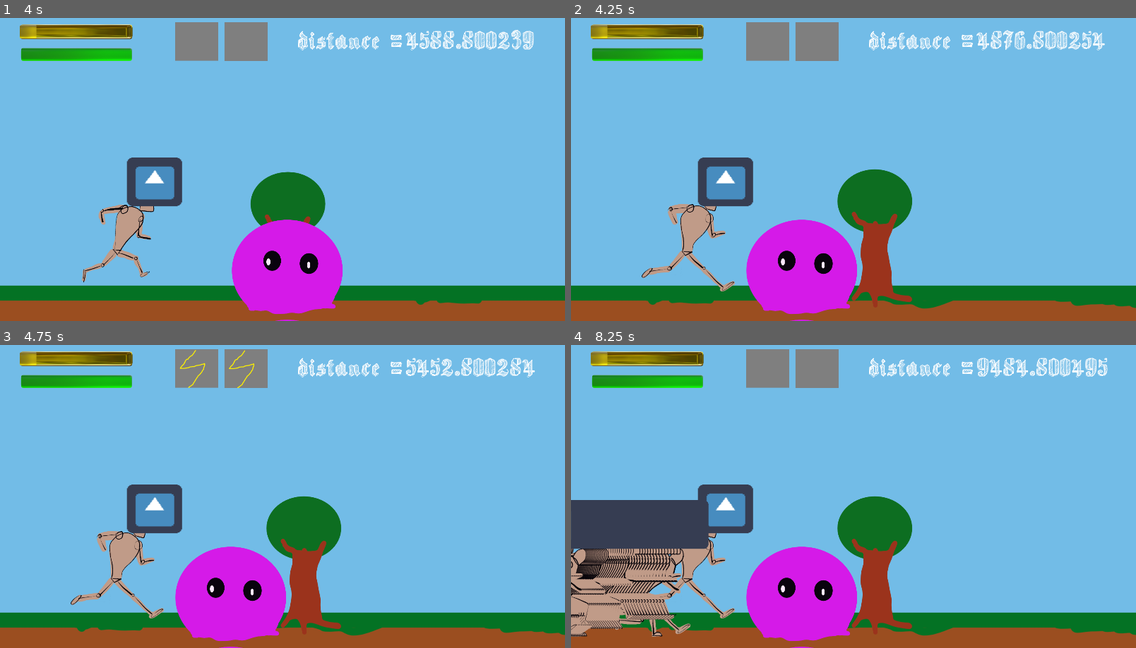
Above: before the commit, frames 1-4 (two rows, left to right).
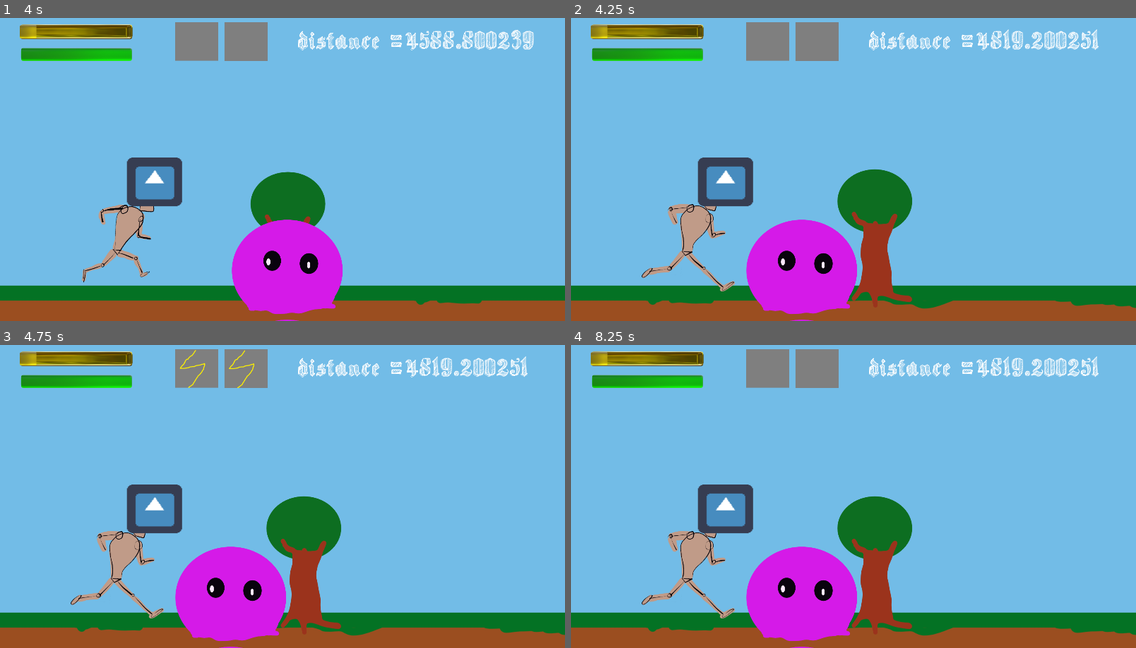
Above: after the commit, the same moments.

Repository: S-Blanco/GMTK_gamejam2023
Game: Godot game, scene res://Src/World/world.tscn
Same seed, same stepped clock (60 frames per second), same inputs: the game is played once before the commit and once after it. The engine's default icon, where the game draws it, is replaced by a stand-in: a white triangle on a blue panel in a dark square.
Inputs:
- Up to frame 1 (4 s): tap Enter at 0.5, 0.6, 1.35, 2.1, 2.85, 3.6 s; hold Right (ui_right) 0.53-1.28 s; tap Space at 0.77, 1.52, 3.02, 3.77 s; hold Right (ui_right) 2.03-3.53 s
- Up to frame 2 (4.25 s): no input
- Up to frame 3 (4.75 s): tap Enter at 4.35 s; tap Space at 4.52 s
- Up to frame 4 (8.25 s): tap Enter every 0.75 s from 5.1 to 8.1 s; hold Right (ui_right) 5.78-8.03 s; tap Space at 6.02, 6.77, 7.52 s

Frame 1 is identical in both runs. In frame 2, 0.7% of the frame differs, in the area x 76-95%, y 3-11%; in frame 3, 0.6%; in frame 4, 9.4%, in the area x 0-95%, y 3-97%.

Commit message:
signal emit for actions

Diff:
--- a/Game/Src/TestEnemyMovement.gd
+++ b/Game/Src/TestEnemyMovement.gd
@@ -1,4 +1,8 @@
 extends Control
+
+signal hero_stopped
+signal hero_runs_again # Cleme emits this signal when hero won fight
+signal hero_died # Cleme emits this signal when hero lost fight
 
 #onready var Enemy = $Enemy
 onready var Bckgnd = $Background/TextureRect
@@ -15,13 +19,16 @@
 export(int) var enemySpawnX = 2800
 export(int) var spawn_y = 820
 export(float) var slowTime = 1.5
-export(int) var playerSpawnX = -200
+export(int) var PLAYER_SPAWN_X = -200
 
 var base_scroll_speed
 var base_pixel_speed
 var curr_pixel_speed
 var curr_scroll_speed
 var init_child_num
+
+# variable used to indicate what action to perform in the game loop
+var game_status = "running"
 
 # For the power ups, 0 means empty
 # number from 1 to 9 will be associated
@@ -30,14 +37,16 @@
 # later so we can write, e.g. power_slots[0]=fire
 enum powers {no_power,
 			lightning,
-			fire}
+			potion,
+			slippery_hands
+			}
 var power_slots = [powers.no_power,powers.no_power]
 
 onready var player_controls = $PlayerControls
 onready var power1_toggle = $Power1Toggle
 onready var power2_toggle = $Power2Toggle
 
-var New_enemy # why do we need to create a new var enemy each frame?
+var New_enemy
 var children
 var closest_enemy
 var NMX
@@ -53,33 +62,40 @@
 
 # Called every frame. 'delta' is the elapsed time since the previous frame.
 func _process(delta):
-
+	print("process still running")
 	scrollDist += delta*base_pixel_speed
 	GlobalVariables.distance = scrollDist
 
-# Enemy spawn
-	if (enemySpawnX-delta*curr_pixel_speed<fmod(scrollDist,enemySpawnX)) || (fmod(scrollDist,enemySpawnX)<delta*curr_pixel_speed):
+
+#	Enemy spawn
+#	the "\" split the if conditions on multiple line
+	if (enemySpawnX-delta*curr_pixel_speed<fmod(scrollDist,enemySpawnX)) or \
+		(fmod(scrollDist,enemySpawnX)<delta*curr_pixel_speed):
+
 		New_enemy = enemyScn.instance()
 		New_enemy.set_global_position(Vector2(enemySpawnX,spawn_y))
 		New_enemy.pixel_speed=curr_pixel_speed
 		add_child(New_enemy)
 
-# Slowing down process
+#	Slowing down process
 	children = self.get_children()
-	if len(children)>init_child_num:
+	if game_status == "running" and \
+		len(children)>init_child_num:
 		closest_enemy = children[init_child_num]
 		NMX = closest_enemy.get_global_position().x
-		if (NMX<stopScroll+delta*curr_pixel_speed) && (NMX>stopScroll-delta*curr_pixel_speed):
-			woah_there(children,Bckgnd)
+		if (NMX<stopScroll+delta*curr_pixel_speed) and (NMX>stopScroll-delta*curr_pixel_speed):
+			emit_signal("hero_stopped")
+			# woah_there(children)
 
-	if Input.is_action_pressed("ui_right") && not isRunning:
+	if Input.is_action_pressed("ui_right") and not isRunning:
 		print('let s run again')
 #		closest_enemy.die()
 #		yield(children[init_child_num],'died')
 #		yield(children[init_child_num].anim,"finished")
 #		move_again(children,Bckgnd)
 #		$Character.die()
-		spawn_player(playerSpawnX)
+
+
 #func slow_down(closest_enemy,startX,endX,slowTime):
 #	var tween = get_node("Tween")
 #	curr_pixel_speed = 0.0
@@ -102,17 +118,19 @@
 ##		   Tween.TRANS_CUBIC, Tween.EASE_IN)
 ##	tween.start()
 
-func woah_there(children,bckgnd):
-	bckgnd.set_scroll_speed(0.0)
+# stop the scrolling of the scene
+func woah_there(children):
+	Bckgnd.set_scroll_speed(0.0)
 	for i in range(init_child_num,len(children)):
 		if not children[i].get("pixel_speed") == null:
 			children[i].pixel_speed = 0.0
 	charPlayer.stop()
 	isRunning = false
-	pass
+	base_pixel_speed=0
 
-func move_again(children,bckgnd):
-	bckgnd.set_scroll_speed(base_scroll_speed)
+
+func move_again(children):
+	Bckgnd.set_scroll_speed(base_scroll_speed)
 	for i in range(init_child_num,len(children)):
 		children[i].pixel_speed = base_pixel_speed
 	charPlayer.play()
@@ -127,7 +145,6 @@
 		power1_toggle.change_to_empty_texture()
 		power_slots[0] = powers.no_power
 
-
 func _on_PlayerControls_power2():
 	if power_slots[1] == powers.no_power:
 		power2_toggle.change_to_filled_texture()
@@ -136,12 +153,11 @@
 		power2_toggle.change_to_empty_texture()
 		power_slots[1] = powers.no_power
 
-func spawn_player(position):
+func spawn_player():
 	var newPlayer
 	newPlayer = playerScn.instance()
-	newPlayer.set_global_position(Vector2(position,spawn_y))
+	newPlayer.set_global_position(Vector2(PLAYER_SPAWN_X,spawn_y))
 	add_child(newPlayer)
 	var tween = get_node("Tween")
-	tween.interpolate_property(newPlayer, "position:x",position,242,2,Tween.TRANS_CUBIC, Tween.EASE_IN)
+	tween.interpolate_property(newPlayer, "position:x",PLAYER_SPAWN_X,242,2,Tween.TRANS_CUBIC, Tween.EASE_IN)
 	tween.start()
-	pass
--- a/Game/Src/World/world.gd
+++ b/Game/Src/World/world.gd
@@ -5,6 +5,7 @@
 onready var dist = $CanvasLayer/GloryUI/distance
 onready var healthUI =$CanvasLayer/HealthUI
 onready var red = $CanvasLayer/HealthUI/Red
+onready var TestEnemyMouvement = $TestEnemyMovement
 
 func _process(_delta):
 	if GlobalVariables.glory > 0.03 and GlobalVariables.glory <= gloryUI.max_glory:
@@ -15,3 +16,19 @@
 
 	if GlobalVariables.damage > 0:
 		healthUI.set_damage(GlobalVariables.damage)
+
+
+func _on_TestEnemyMovement_hero_runs_again():
+	print("hero starts runnung again")
+
+
+func _on_TestEnemyMovement_hero_stopped():
+	TestEnemyMouvement.woah_there(TestEnemyMouvement.get_children())
+	# Cleme adds the call to start fight here
+	print("hero stops to fight")
+	TestEnemyMouvement.game_status="fighting"
+
+func _on_TestEnemyMovement_hero_died():
+	TestEnemyMouvement.get_children("Character").die()
+	TestEnemyMouvement.spawn_player()
+	print("hero died, send a new one")
--- a/Game/Src/World/world.tscn
+++ b/Game/Src/World/world.tscn
@@ -17,6 +17,11 @@
 
 [node name="Character" parent="TestEnemyMovement" index="1"]
 position = Vector2( 393, 767 )
+
+[node name="Tween" parent="TestEnemyMovement" index="2"]
+__meta__ = {
+"_editor_description_": "In betweener to smooth the animation"
+}
 
 [node name="Power1Toggle" parent="TestEnemyMovement" index="3"]
 margin_left = 596.0
@@ -72,6 +77,10 @@
 margin_bottom = 400.0
 rect_scale = Vector2( 1e-05, 0.2 )
 
+[connection signal="hero_died" from="TestEnemyMovement" to="." method="_on_TestEnemyMovement_hero_died"]
+[connection signal="hero_runs_again" from="TestEnemyMovement" to="." method="_on_TestEnemyMovement_hero_runs_again"]
+[connection signal="hero_stopped" from="TestEnemyMovement" to="." method="_on_TestEnemyMovement_hero_stopped"]
+
 [editable path="TestEnemyMovement"]
 [editable path="CanvasLayer/GloryUI"]
 [editable path="CanvasLayer/HealthUI"]
